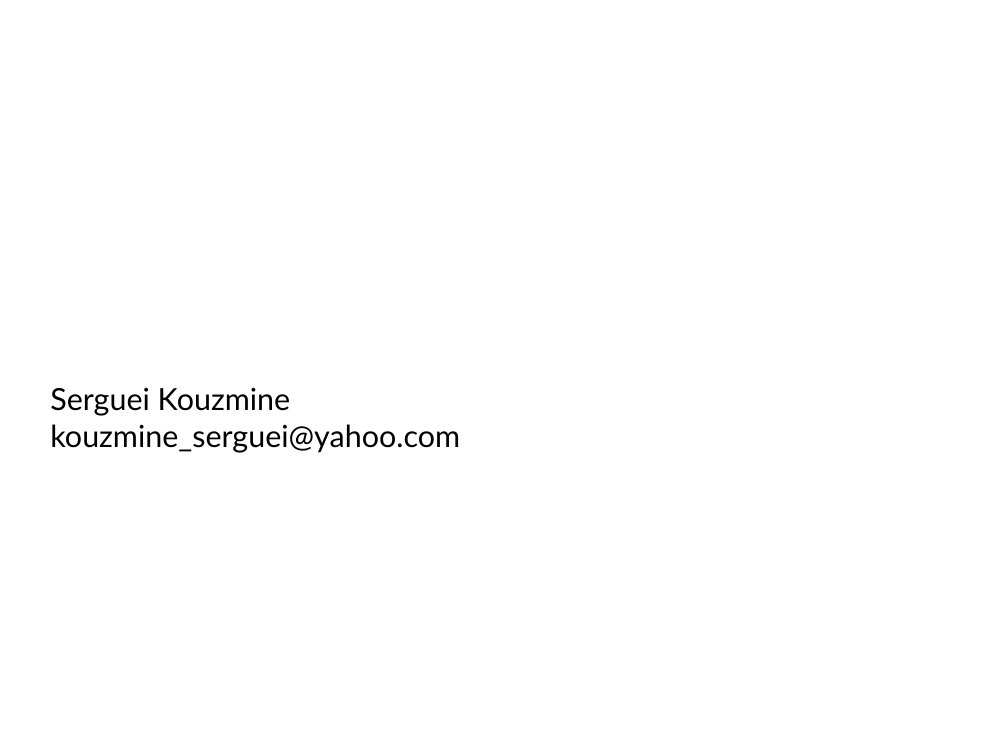
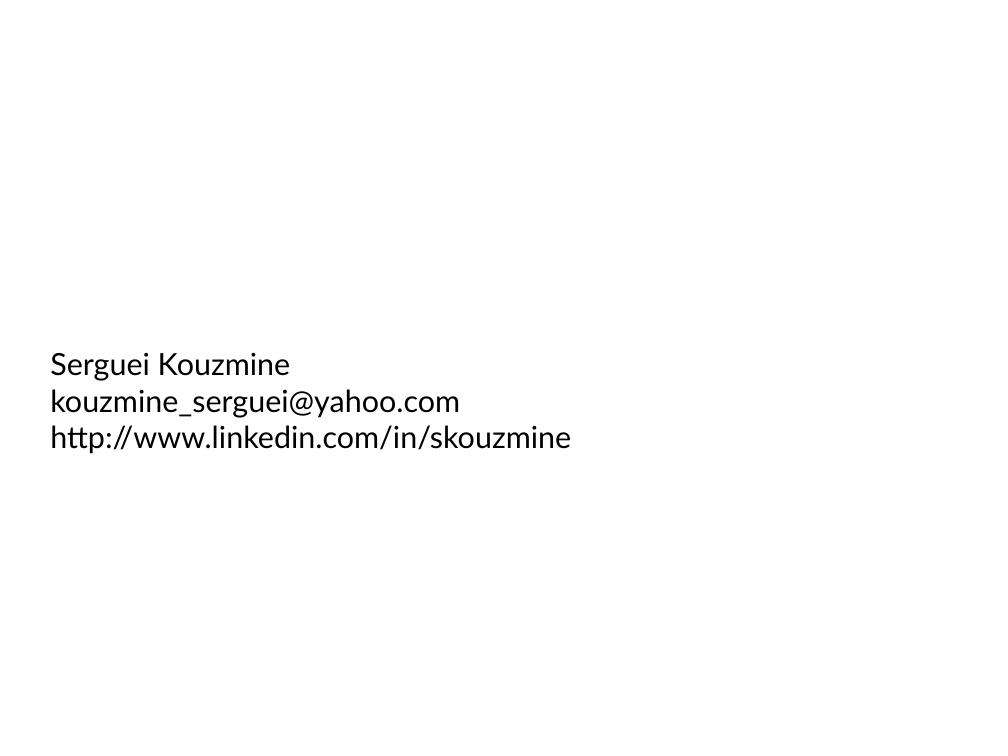
Before and after one commit to sergueik/selenium_java, a slide deck: slide 1 of protractor/jProtractor.odp. Drawn at 1008x756 pixels with LibreOffice and Linux fonts; fonts in the diff are those of the drawing; background and template pictures are left out. Boxes give left, top, right and bottom in pixels: in the first picture for what was removed or moved away, otherwise in the second. Text is boxed around its words. In the diff, an @@ line names an element or a change of style, - is before the commit and + after.

```diff
--- a/protractor/jProtractor.odp
+++ b/protractor/jProtractor.odp
@@ text at bbox=[50, 352, 571, 454]: text changed @@
-Serguei Kouzmine kouzmine_serguei@yahoo.com
+Serguei Kouzmine kouzmine_serguei@yahoo.com
+http://www.linkedin.com/in/skouzmine
```
Also in this commit, not shown: 5 other slides changed, 1 slide added, 1 other file.
